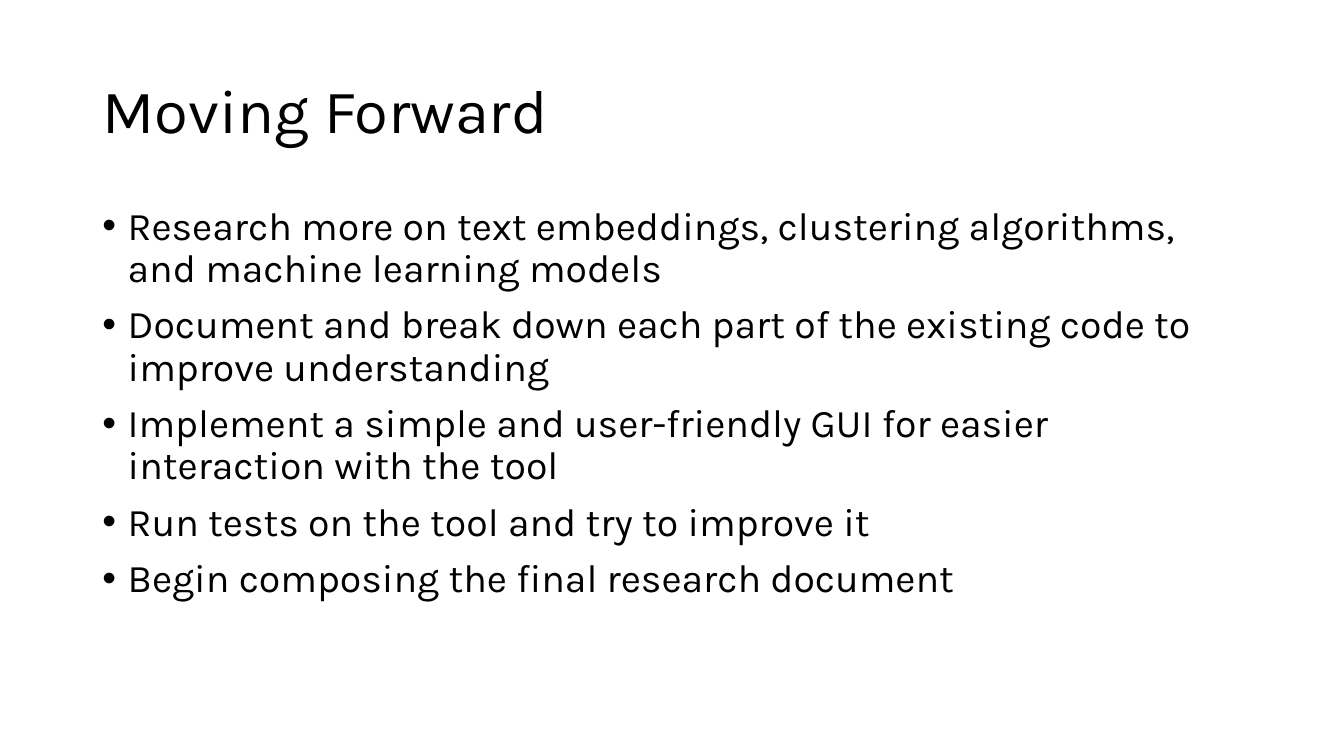
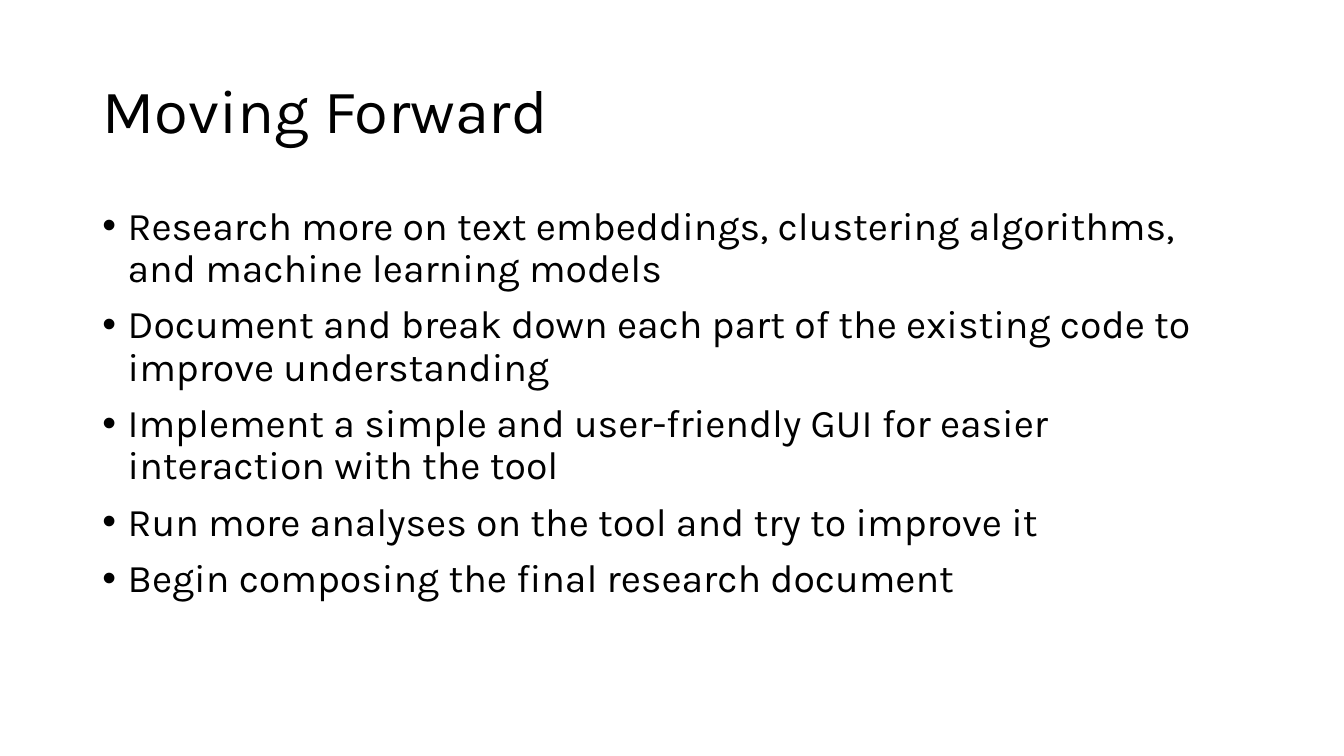
Before and after one commit to henryroeth/research-paper-organizer, a slide deck: slide 7 of docs/Progress_Report_1_HKR.pptx. Drawn at 1344x756 pixels with LibreOffice and Linux fonts; fonts in the diff are those of the drawing. Boxes give left, top, right and bottom in pixels: in the first picture for what was removed or moved away, otherwise in the second. Text is boxed around its words. In the diff, an @@ line names an element or a change of style, - is before the commit and + after.

```diff
--- a/docs/Progress_Report_1_HKR.pptx
+++ b/docs/Progress_Report_1_HKR.pptx
@@ text at box(128, 509, 1037, 546): text changed @@
-• Run tests on the tool and try to improve it
+• Run more analyses on the tool and try to improve it
```
Also in this commit, not shown: 2 other slides changed, 2 other files.
